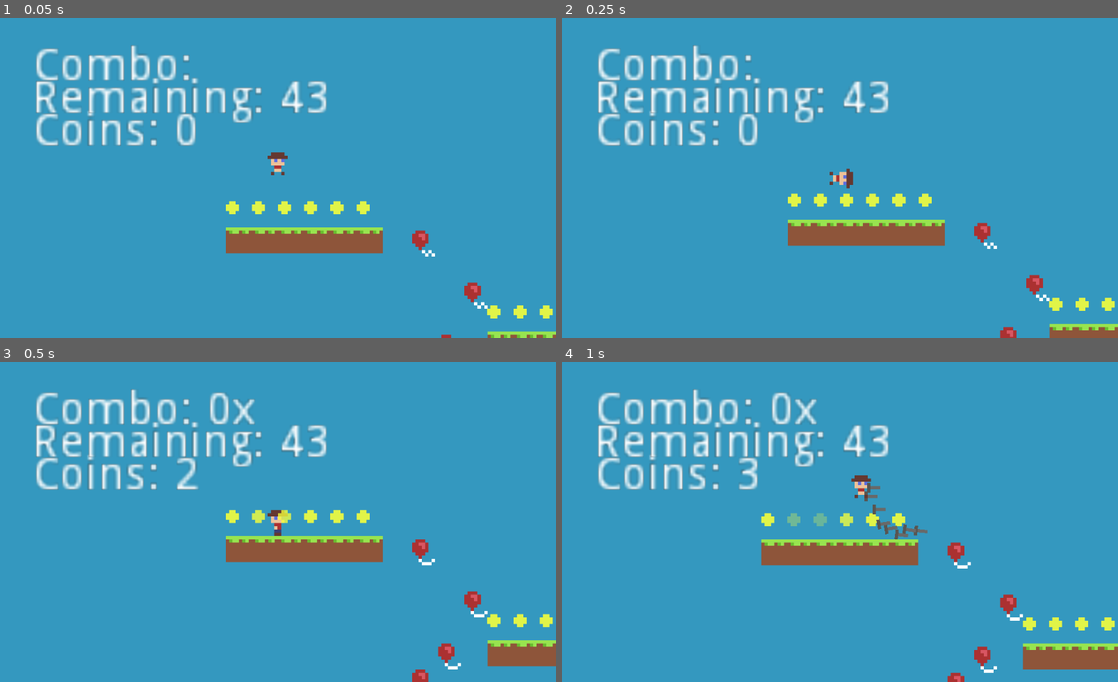
Above: before the commit, frames 1-4 (two rows, left to right).
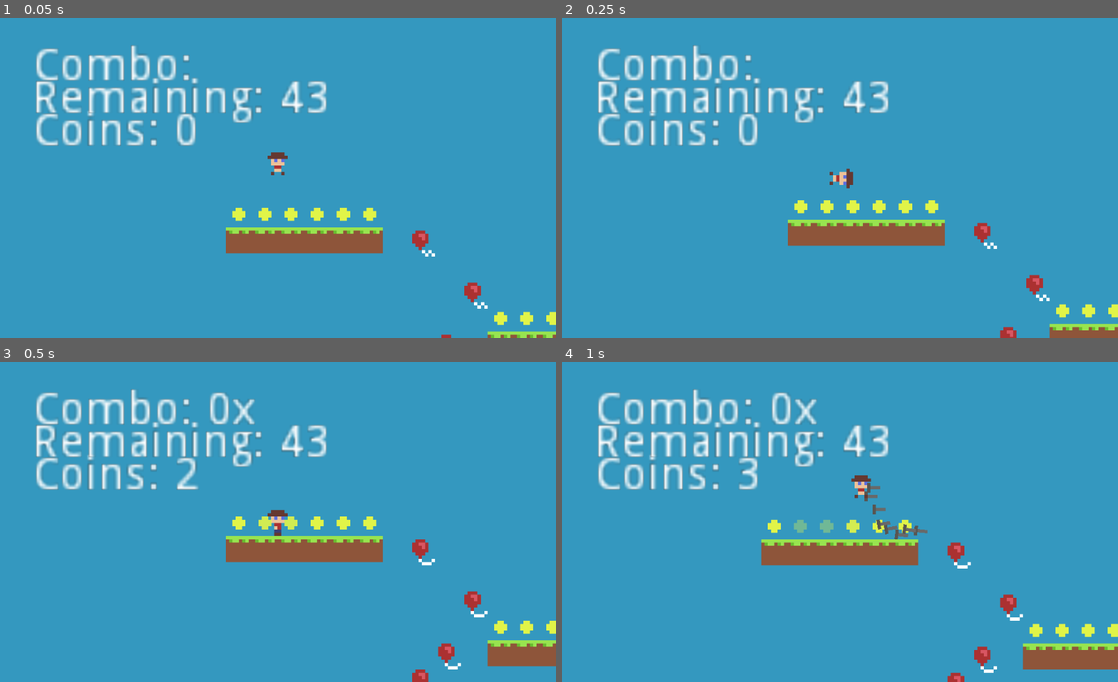
Above: after the commit, the same moments.

Repository: TheMadcowe/Popper
Game: Godot game, scene res://Popper.tscn
Same seed, same stepped clock (60 frames per second), same inputs: the game is played once before the commit and once after it.
Inputs:
- Up to frame 1 (0.05 s): no input
- Up to frame 2 (0.25 s): no input
- Up to frame 3 (0.5 s): no input
- Up to frame 4 (1 s): hold Right (ui_right) from 0.53 s (still down); hold Z from 0.53 s (still down); tap Up (ui_up) at 0.77 s

The runs differ from the first frame. In frame 1, 1.2% of the frame differs, in the area x 40-100%, y 57-97%; in frame 2, 1.2%; in frame 3, 1.2%; in frame 4, 1.2%, in the area x 35-100%, y 47-87%.

Commit message:
Now coins are centered :) :D :P

Diff:
--- a/Popper/Coin.tscn
+++ b/Popper/Coin.tscn
@@ -67,11 +67,11 @@
 
 [node name="Sprite" type="Sprite" parent="."]
 self_modulate = Color( 1, 1, 1, 0.898943 )
-position = Vector2( 2, 2 )
+position = Vector2( 4, 4 )
 texture = ExtResource( 2 )
 
 [node name="CollisionShape2D" type="CollisionShape2D" parent="."]
-position = Vector2( 2, 2 )
+position = Vector2( 4, 4 )
 shape = SubResource( 1 )
 
 [node name="Anim" type="AnimationPlayer" parent="."]
